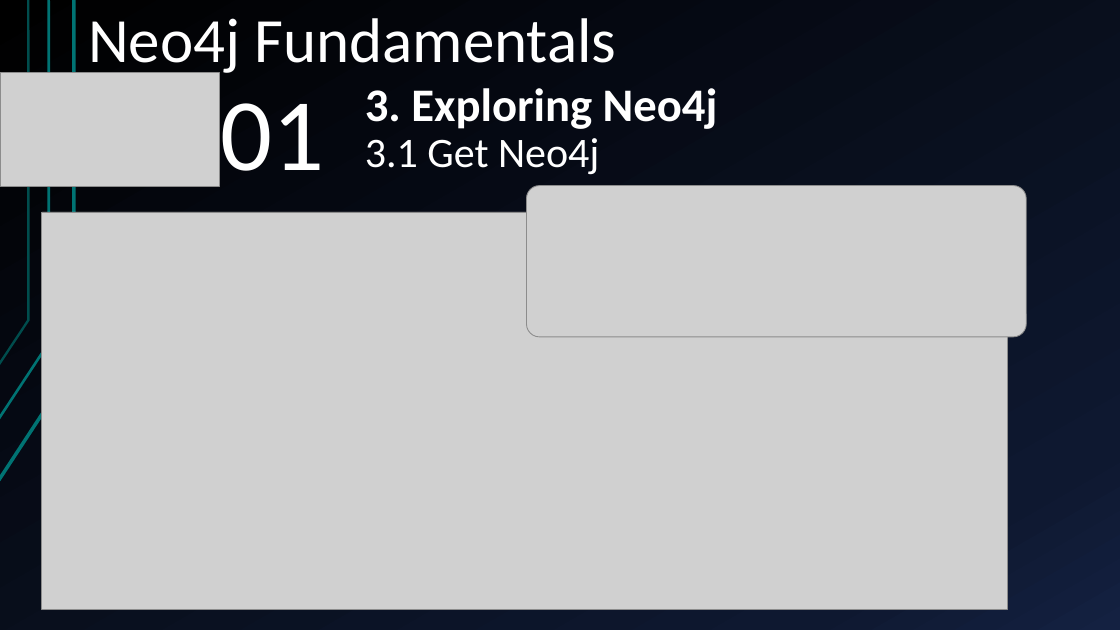
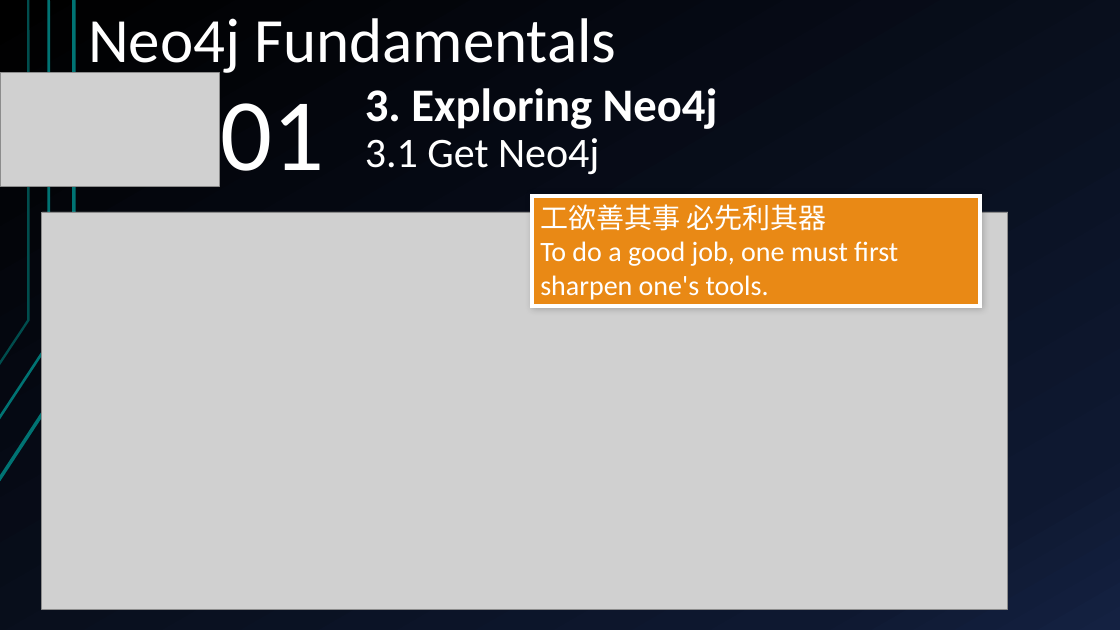
Before and after one commit to yasenstar/learn_graphdb, a slide deck: slide 2 of neo4j/neo4j_fundamentals/Neo4j_Fundamentals.pptx. Drawn at 1120x630 pixels with LibreOffice and Linux fonts; fonts in the diff are those of the drawing; grey boxes stand for pictures. Boxes give left, top, right and bottom in pixels: in the first picture for what was removed or moved away, otherwise in the second. Text is boxed around its words. In the diff, an @@ line names an element or a change of style, - is before the commit and + after.

```diff
--- a/neo4j/neo4j_fundamentals/Neo4j_Fundamentals.pptx
+++ b/neo4j/neo4j_fundamentals/Neo4j_Fundamentals.pptx
@@ picture removed at [527,186,1027,337] @@
@@ rectangle added at [532,196,980,306], fill #E98915, outline #FFFFFF 3 pt, 24 pt, text #FFFFFF @@
+工欲善其事 必先利其器
+To do a good job, one must first sharpen one's tools.
```
